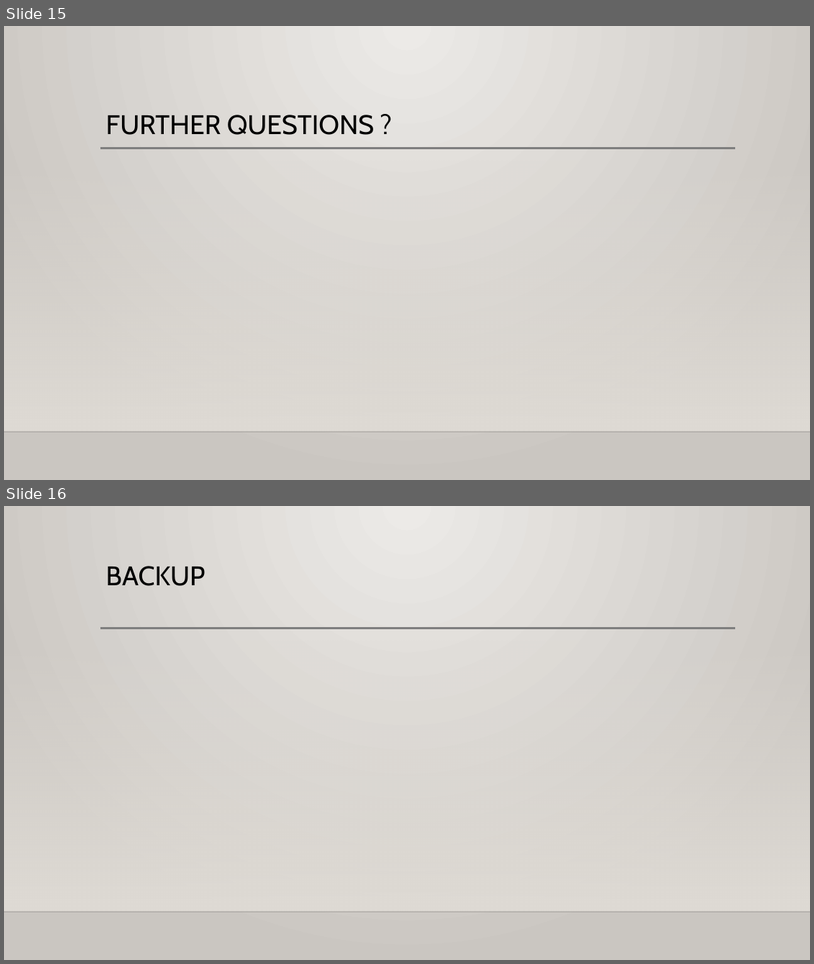
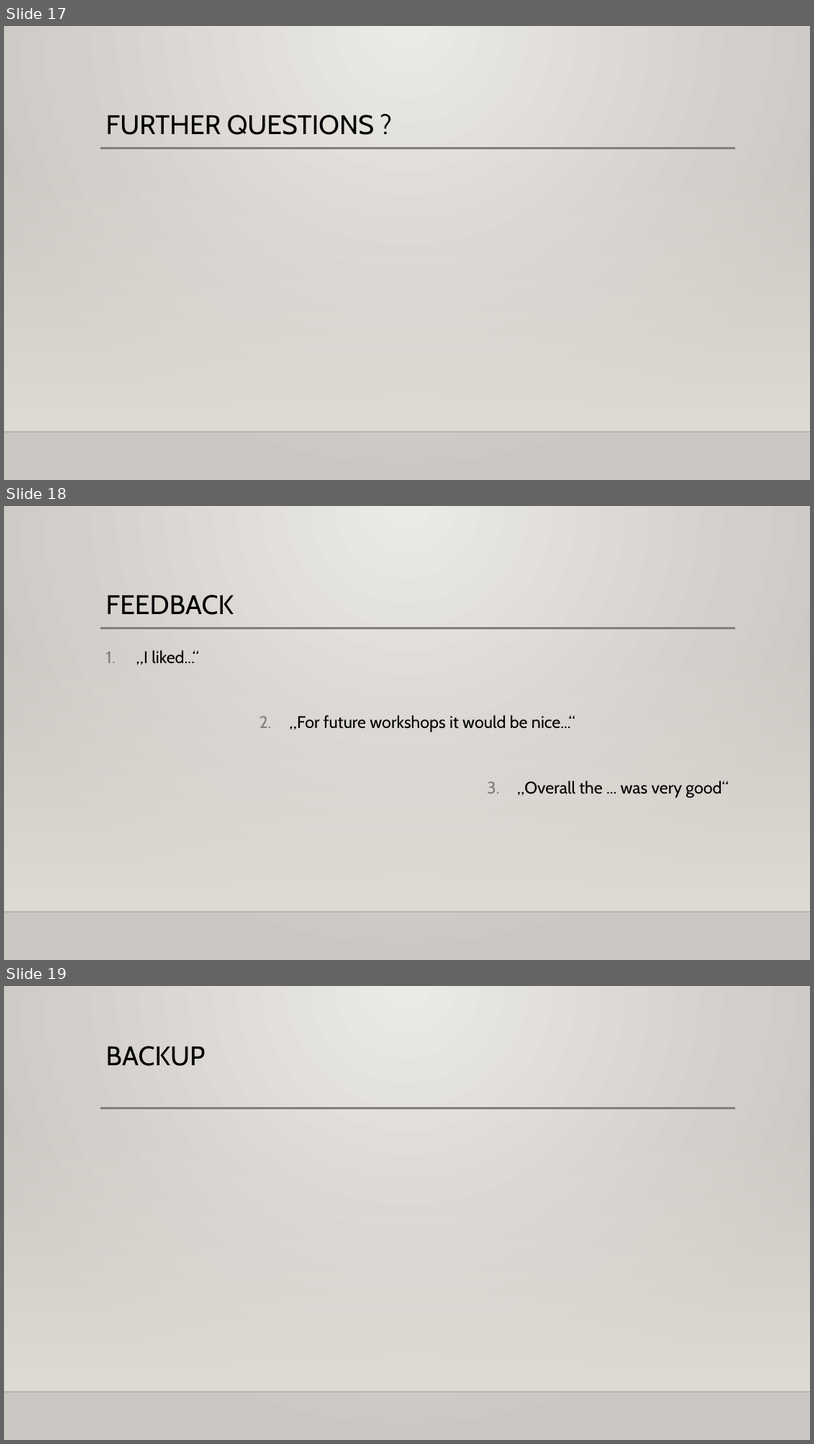
Before and after one commit to RobinRojowiec/workshop-simple-sentiment, a slide deck: presentation/simple_sentiment_analysis_workshop.pptx. Shown one above the other, each under a label of ours: slides 15 and 16 before the commit, slides 17, 18 and 19 after it. The pictures are 814x964 and 814x1444 pixels, drawn with LibreOffice and Linux fonts; fonts in the diff are those of the drawing; background and template pictures are left out. Boxes give left, top, right and bottom in pixels: in the first picture for what was removed or moved away, otherwise in the second. Text is boxed around its words. In the diff, an @@ line names an element or a change of style, - is before the commit and + after.

```diff
--- a/presentation/simple_sentiment_analysis_workshop.pptx
+++ b/presentation/simple_sentiment_analysis_workshop.pptx
@@ slide 18 added at bbox=[4, 506, 810, 960], background gradient #ECEAE7 to #CAC7C1; not listed: 3 template elements that a slide beside it also shows @@
@@ title added at bbox=[106, 595, 234, 615], 32 pt, text #000000 @@
+FEEDBACK
@@ text added at bbox=[136, 650, 729, 798], 20 pt, text #000000 @@
+1. „I liked...“
+2. „For future workshops it would be nice...“
+3. „Overall the ... was very good“
@@ what was slide 15 is now slide 17 @@
@@ what was slide 16 is now slide 19 @@
```
Also in this commit, not shown: 7 slides changed, 3 other slides added, 1 slide removed, 1 other file.
